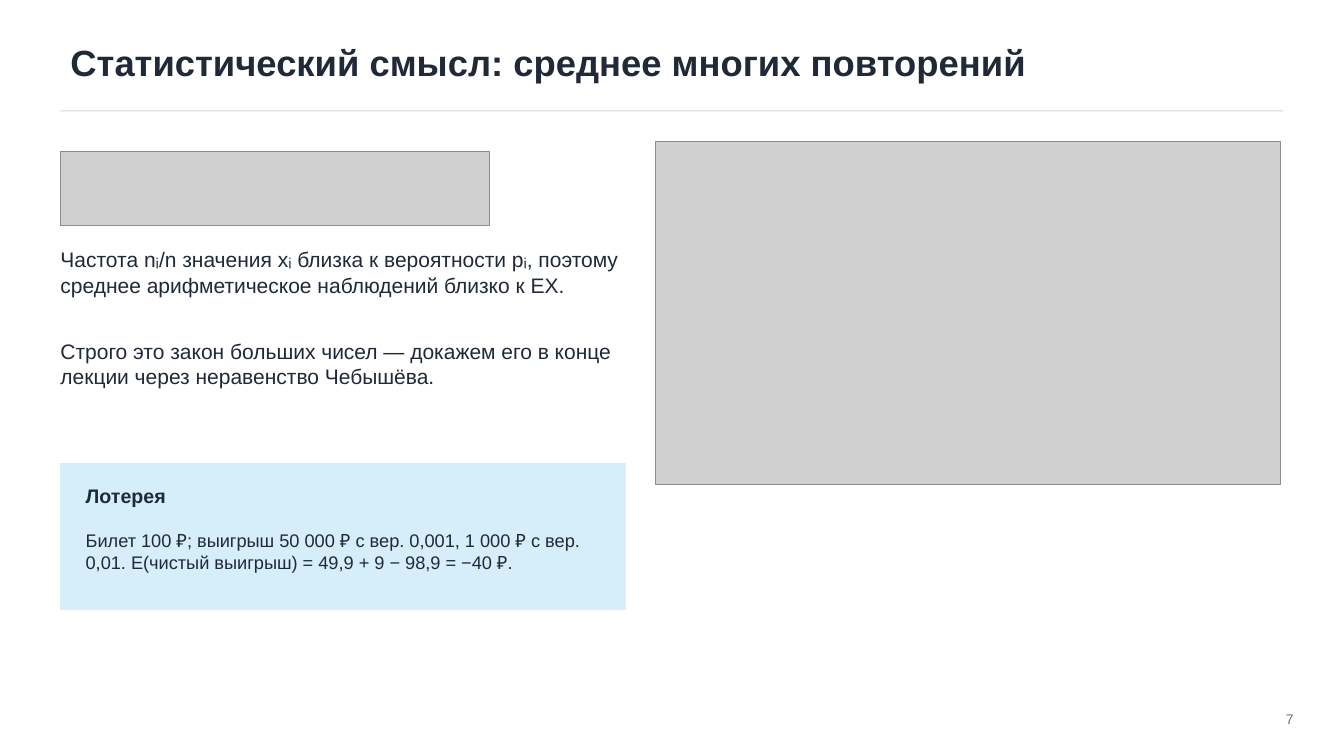
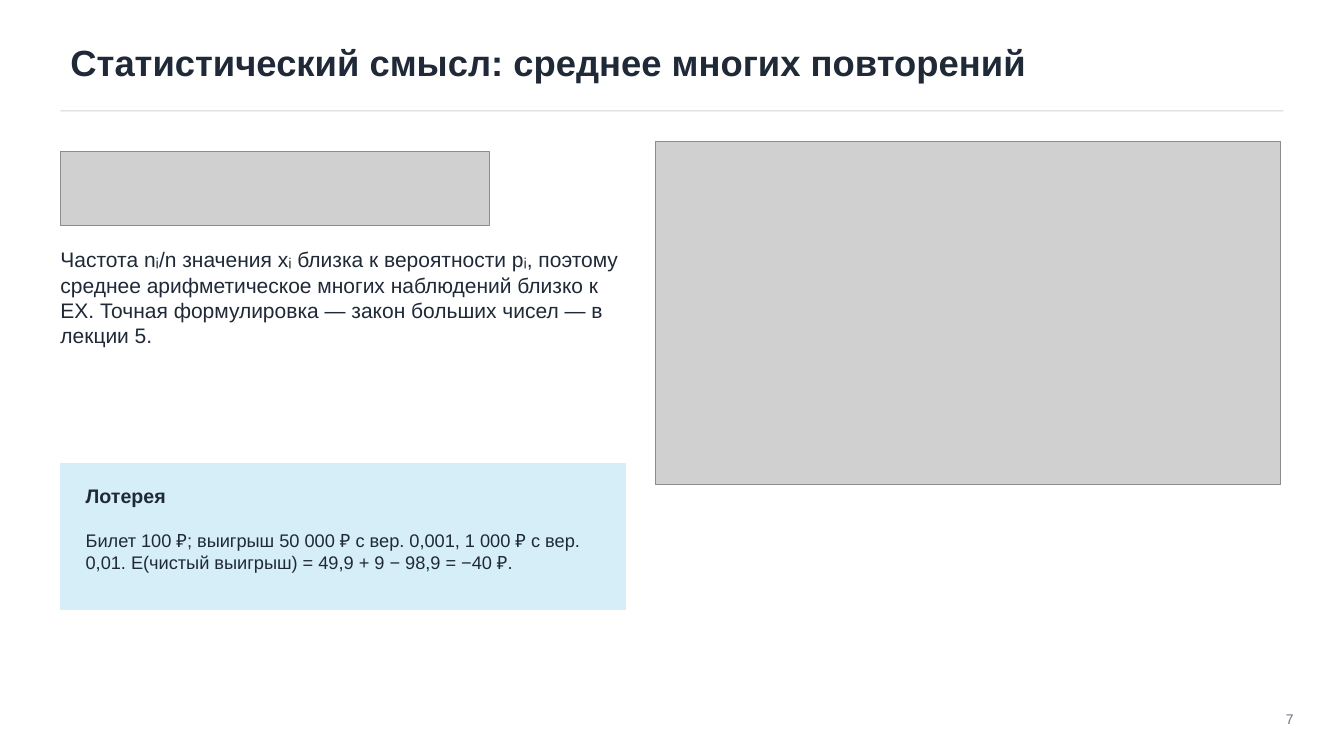
Before and after one commit to TheTonyPub/probability-theory-2026, a slide deck: slide 7 of lectures/04_expectation-variance-itmo.pptx. Drawn at 1344x756 pixels with LibreOffice and Linux fonts; fonts in the diff are those of the drawing; grey boxes stand for pictures. Boxes give left, top, right and bottom in pixels: in the first picture for what was removed or moved away, otherwise in the second. Text is boxed around its words. In the diff, an @@ line names an element or a change of style, - is before the commit and + after.

```diff
--- a/lectures/04_expectation-variance-itmo.pptx
+++ b/lectures/04_expectation-variance-itmo.pptx
@@ text at box(60, 251, 617, 348): text changed @@
-Частота nᵢ/n значения xᵢ близка к вероятности pᵢ, поэтому среднее арифметическое наблюдений близко к EX.
-Строго это закон больших чисел — докажем его в конце лекции через неравенство Чебышёва.
+Частота nᵢ/n значения xᵢ близка к вероятности pᵢ, поэтому среднее арифметическое многих наблюдений близко к EX. Точная формулировка — закон больших чисел — в лекции 5.
```
Also in this commit, not shown: 2 other slides changed, 1 slide removed, 2 other files.
